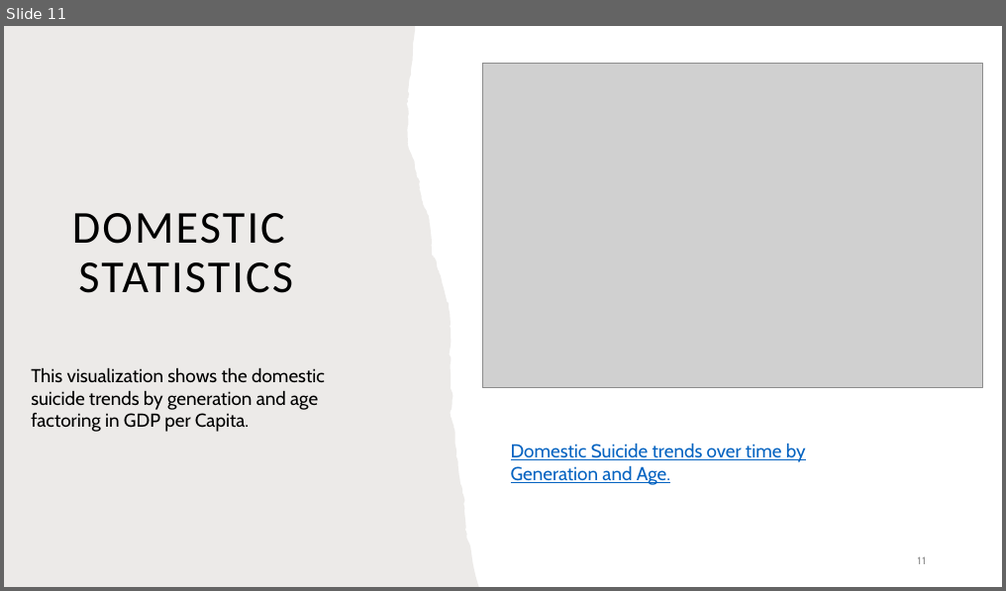
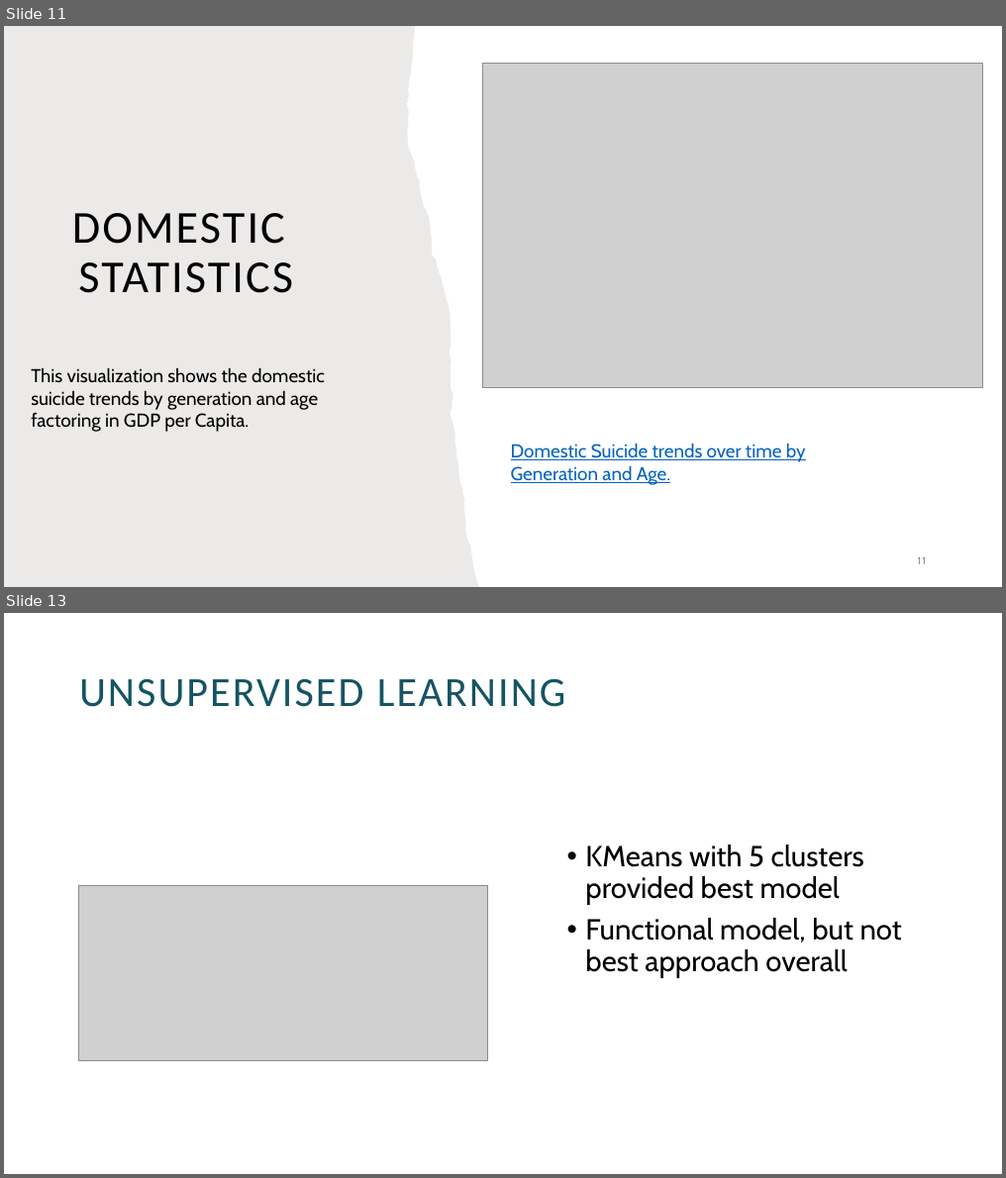
Before and after one commit to ejmatthe/project-four, a slide deck: Project 4.pptx. Shown one above the other, each under a label of ours: slide 11 before the commit, slides 11 and 13 after it; the slides between them are not shown. The pictures are 1006x591 and 1006x1178 pixels, drawn with LibreOffice and Linux fonts; fonts in the diff are those of the drawing; grey boxes stand for pictures. Boxes give left, top, right and bottom in pixels: in the first picture for what was removed or moved away, otherwise in the second. Text is boxed around its words. In the diff, an @@ line names an element or a change of style, - is before the commit and + after.

Commit message:
Added slides for machine learning

```diff
--- a/Project 4.pptx
+++ b/Project 4.pptx
@@ slide 13 added at [4,613,1002,1174], background #FFFFFF @@
@@ title added at [79,678,565,707], 40 pt, text none @@
+UNSUPERVISED LEARNING
@@ text added at [585,845,902,978], 28 pt, text #000000 @@
+• KMeans with 5 clusters provided best model
+• Functional model, but not best approach overall
@@ picture added at [78,885,488,1061] @@
```
Also in this commit, not shown: 3 other slides added.
